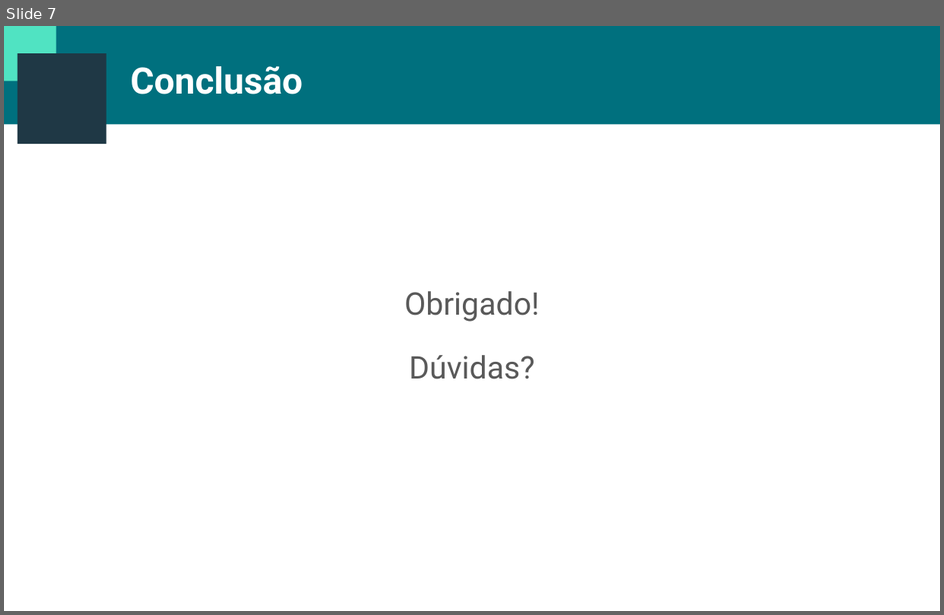
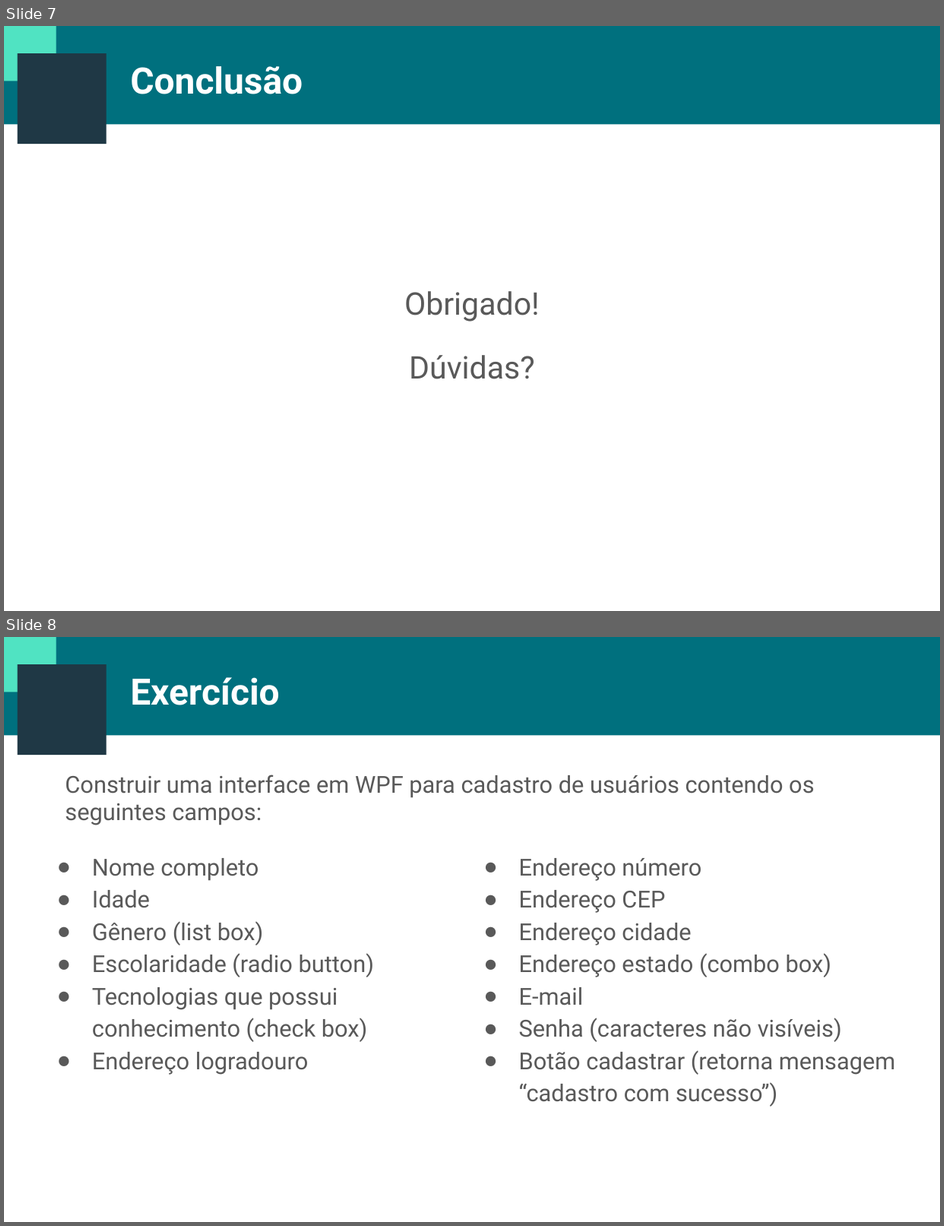
Before and after one commit to cteds/desenvolvimento_interface_usuario_primeiro_oferecimento, a slide deck: Desenvolvimento de Interface de Usuário.pptx. Shown one above the other, each under a label of ours: slide 7 before the commit, slides 7 and 8 after it. The pictures are 944x615 and 944x1226 pixels, drawn with LibreOffice and Linux fonts; fonts in the diff are those of the drawing; background and template pictures are left out. Boxes give left, top, right and bottom in pixels: in the first picture for what was removed or moved away, otherwise in the second. Text is boxed around its words. In the diff, an @@ line names an element or a change of style, - is before the commit and + after.

Commit message:
Adiciona exercicio aula 1 - desenvolvimento interface

```diff
--- a/Desenvolvimento de Interface de Usuário.pptx
+++ b/Desenvolvimento de Interface de Usuário.pptx
@@ slide 8 added at [4, 637, 940, 1222], background #FFFFFF; not listed: 3 template elements that a slide beside it also shows @@
@@ title added at [130, 677, 279, 705], 28 pt, text #FFFFFF, bold @@
+Exercício
@@ text added at [65, 775, 814, 825], 18 pt, text #595959 @@
+Construir uma interface em WPF para cadastro de usuários contendo os seguintes campos:
@@ text added at [92, 858, 895, 1107], 18 pt, text #595959 @@
+● Nome completo
+● Idade
+● Gênero (list box)
+● Escolaridade (radio button)
+● Tecnologias que possui conhecimento (check box)
+● Endereço logradouro
+● Endereço número
+● Endereço CEP
+● Endereço cidade
+● Endereço estado (combo box)
+● E-mail
+● Senha (caracteres não visíveis)
+● Botão cadastrar (retorna mensagem “cadastro com sucesso”)
```
Also in this commit, not shown: 1 other file.
